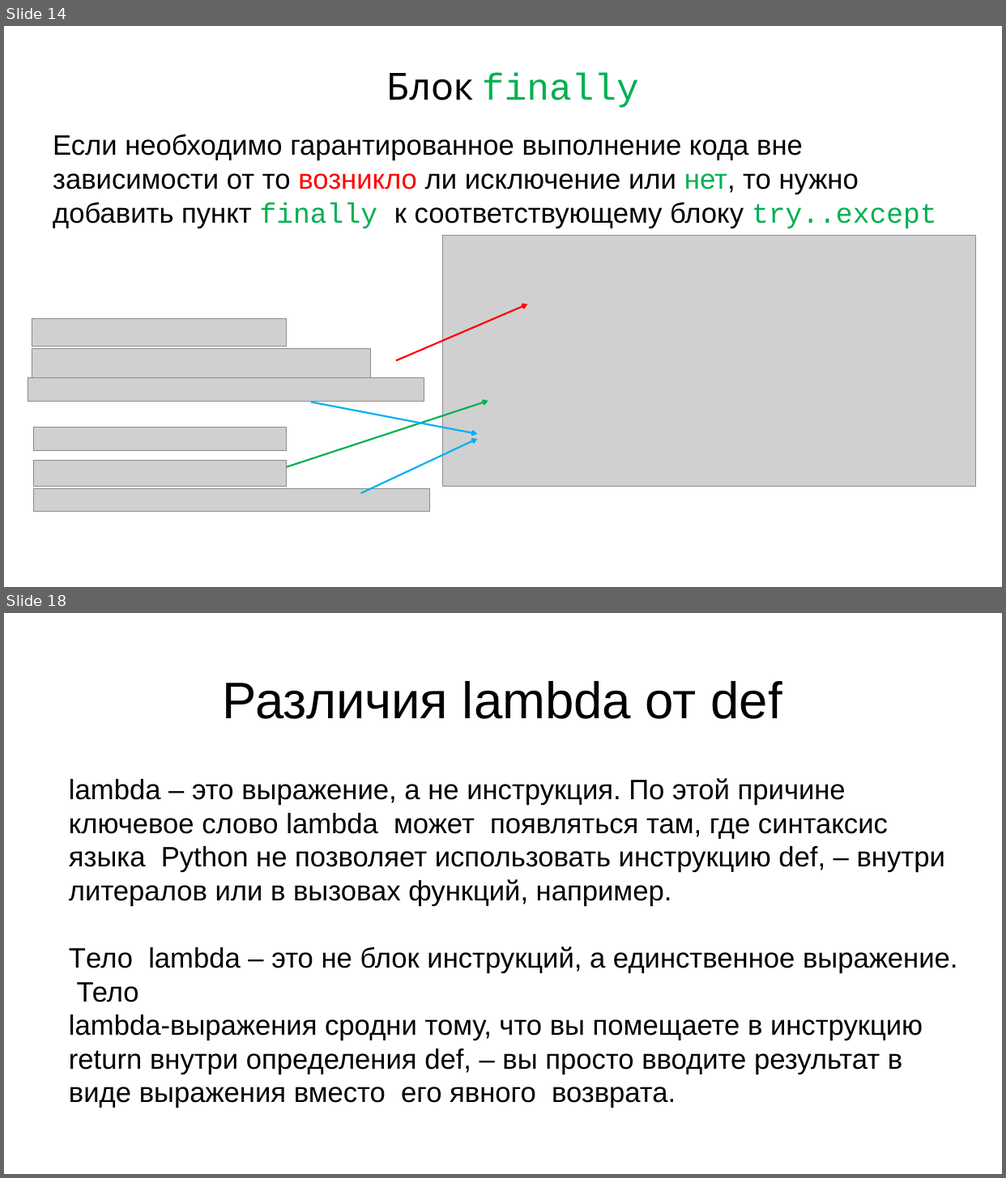
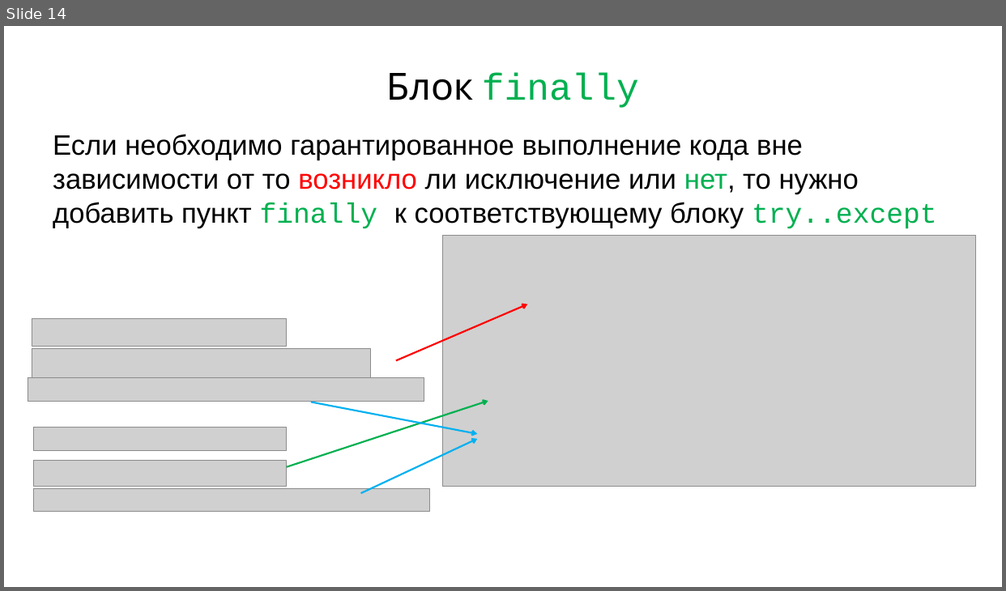
Before and after one commit to maxchv/LearnPython, a slide deck: week05/Exceptions.pptx. Shown one above the other, each under a label of ours: slides 14 and 18 before the commit, slide 14 after it; the slides between them are not shown. The pictures are 1006x1178 and 1006x591 pixels, drawn with LibreOffice and Linux fonts; fonts in the diff are those of the drawing; grey boxes stand for pictures. Boxes give left, top, right and bottom in pixels: in the first picture for what was removed or moved away, otherwise in the second. Text is boxed around its words. In the diff, an @@ line names an element or a change of style, - is before the commit and + after.

```diff
--- a/week05/Exceptions.pptx
+++ b/week05/Exceptions.pptx
@@ slide 18 removed at [4,613,1002,1174], background #FFFFFF @@
@@ title removed at [223,681,782,719] @@
-Различия lambda от def
@@ text removed at [69,778,958,1108] @@
-lambda – это выражение, а не инструкция. По этой причине ключевое слово lambda может появляться там, где синтаксис языка Python не позволяет использовать инструкцию def, – внутри литералов или в вызовах функций, например.
-Tело lambda – это не блок инструкций, а единственное выражение. Тело
-lambda-выражения сродни тому, что вы помещаете в инструкцию return внутри определения def, – вы просто вводите результат в виде выражения вместо его явного возврата.
@@ text removed at [317,813,396,833] @@
-hello():
```
Also in this commit, not shown: 4 slides changed, 1 slide added, 6 other slides removed, 3 other files.
